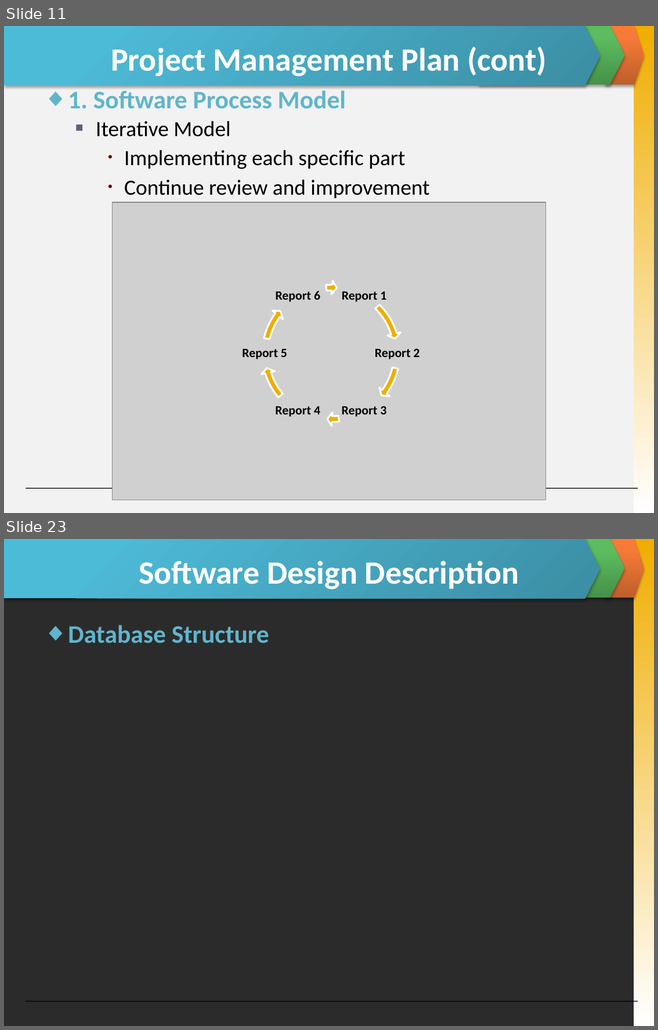
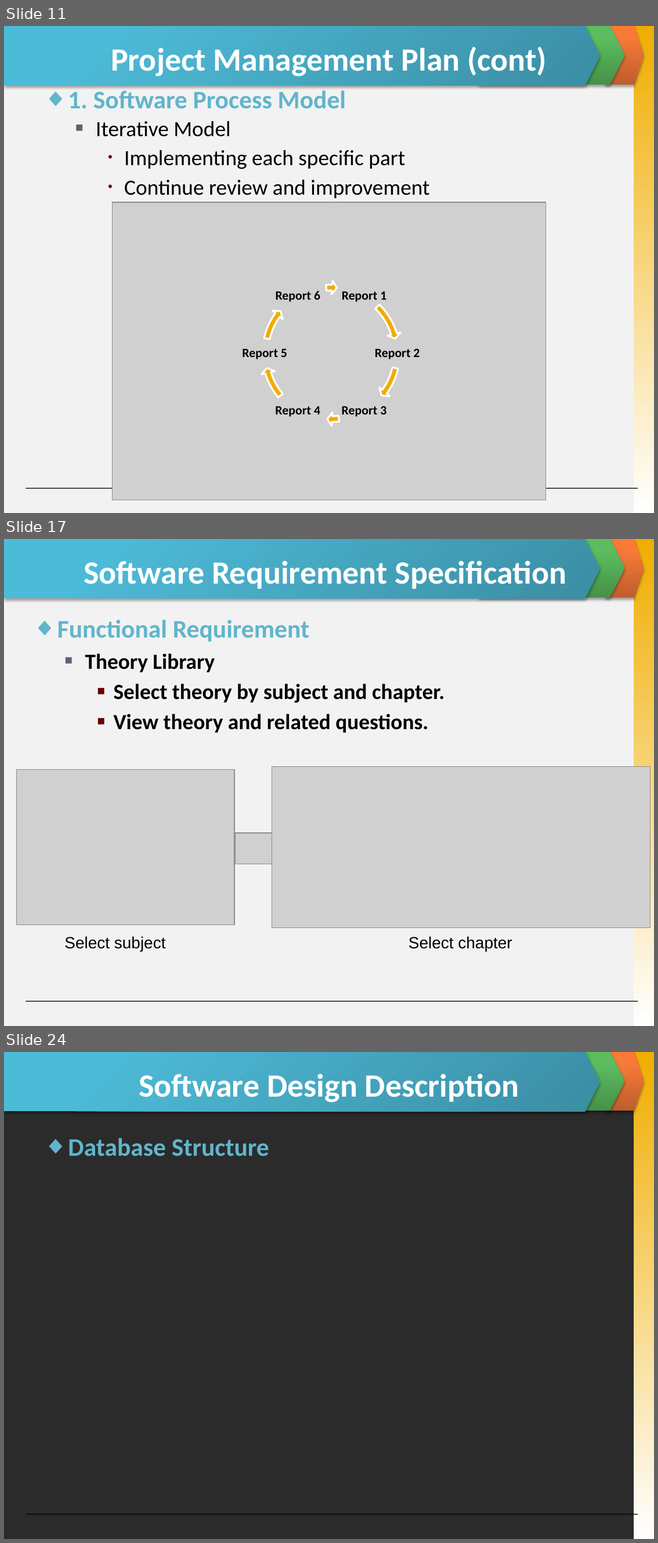
Before and after one commit to skyview059/e-learning-website, a slide deck: Document/Final report/Slide Present E-Learning.pptx. Shown one above the other, each under a label of ours: slides 11 and 23 before the commit, slides 11, 17 and 24 after it; the slides between them are not shown. The pictures are 658x1030 and 658x1543 pixels, drawn with LibreOffice and Linux fonts; fonts in the diff are those of the drawing; grey boxes stand for pictures; background and template pictures are left out; a plain dark background stands for a picture behind light text. Boxes give left, top, right and bottom in pixels: in the first picture for what was removed or moved away, otherwise in the second. Text is boxed around its words. In the diff, an @@ line names an element or a change of style, - is before the commit and + after.

```diff
--- a/Document/Final report/Slide Present E-Learning.pptx
+++ b/Document/Final report/Slide Present E-Learning.pptx
@@ slide 17 added at [4, 539, 654, 1026], background #F2F2F2; not listed: 5 template elements that a slide beside it also shows @@
@@ title added at [83, 560, 567, 589], 36 pt, text #FFFFFF, bold @@
+Software Requirement Specification
@@ text added at [57, 620, 444, 733], 24 pt, text #000000, bold @@
+◆ Functional Requirement
+  ■ Theory Library
+    ■ Select theory by subject and chapter.
+    ■ View theory and related questions.
@@ picture added at [16, 770, 234, 925] @@
@@ picture added at [271, 766, 650, 928] @@
@@ picture added at [235, 833, 271, 864] @@
@@ text added at [64, 936, 166, 951], 18 pt, text #000000 @@
+Select subject
@@ text added at [408, 936, 511, 951], 18 pt, text #000000 @@
+Select chapter
@@ what was slide 23 is now slide 24 @@
```
Also in this commit, not shown: 11 slides changed, 3 other slides added, 4 slides removed, 2 other files.
